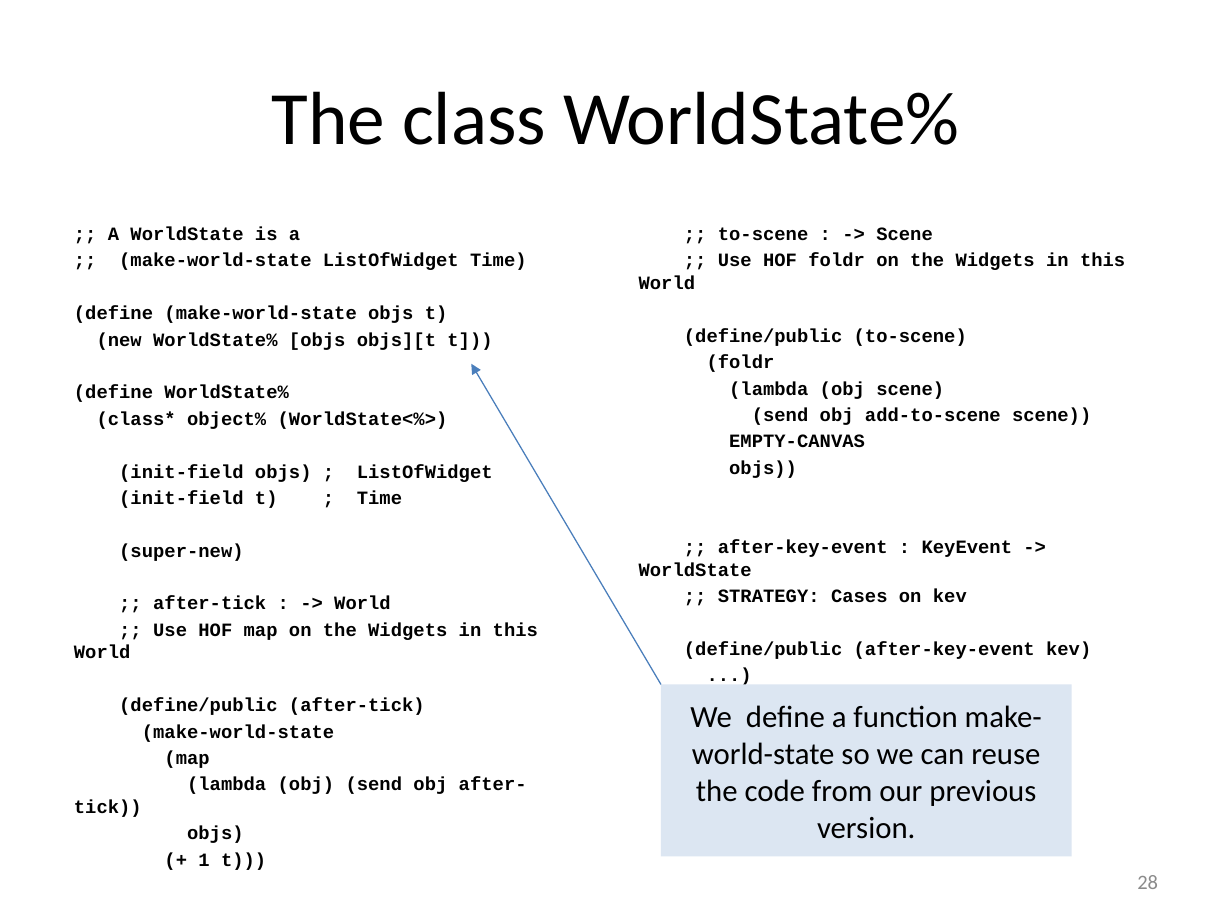
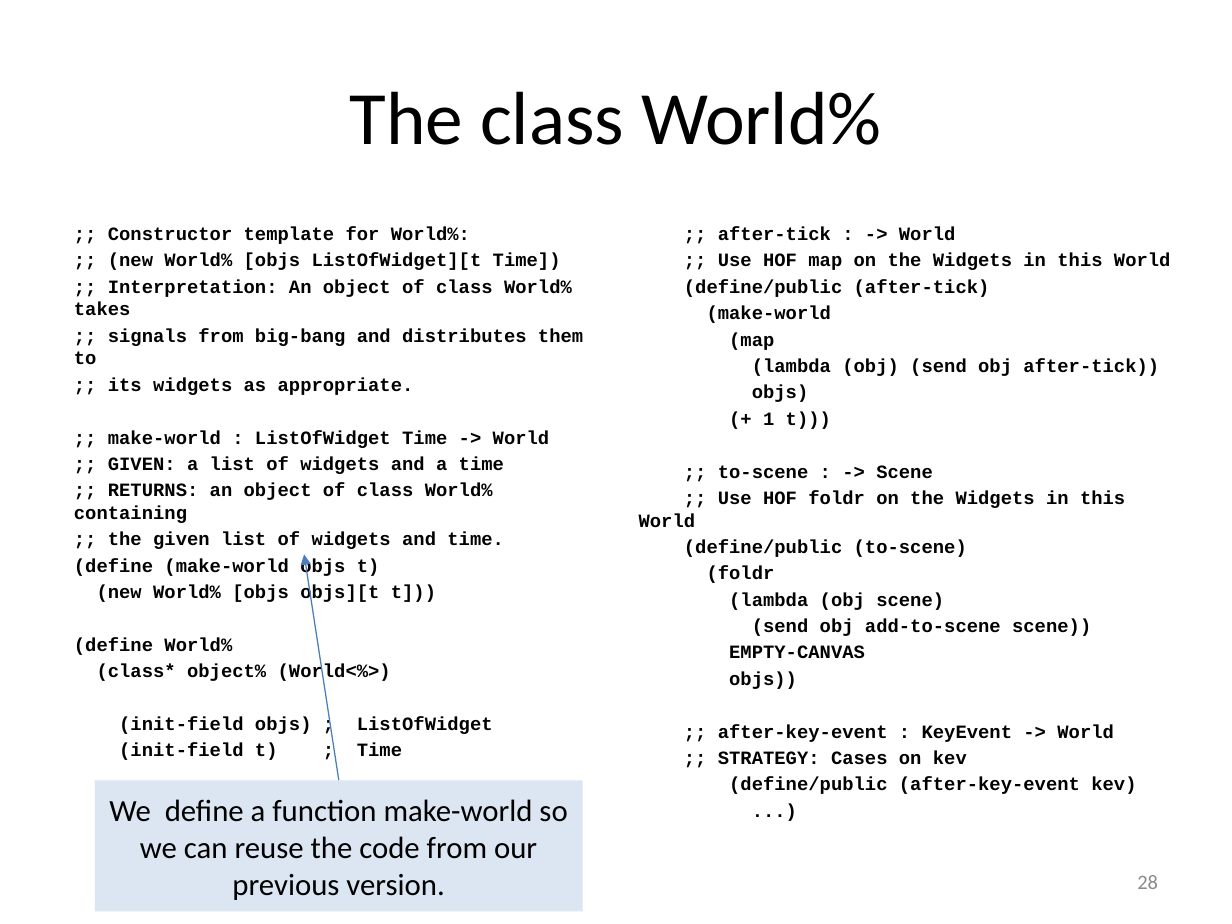
Before and after one commit to mwand/cs5010f16, a slide deck: slide 28 of Slides/Lesson 9.2 A Case Study- Space Invaders.pptx. Drawn at 1232x924 pixels with LibreOffice and Linux fonts; fonts in the diff are those of the drawing. Boxes give left, top, right and bottom in pixels: in the first picture for what was removed or moved away, otherwise in the second. Text is boxed around its words. In the diff, an @@ line names an element or a change of style, - is before the commit and + after.

```diff
--- a/Slides/Lesson 9.2 A Case Study- Space Invaders.pptx
+++ b/Slides/Lesson 9.2 A Case Study- Space Invaders.pptx
@@ title at <box>350,91,881,145</box>: text changed @@
-The class WorldState%
+The class World%
@@ text at <box>74,227,583,683</box>: text changed @@
-;; A WorldState is a
-;; (make-world-state ListOfWidget Time)
-(define (make-world-state objs t)
-(new WorldState% [objs objs][t t]))
-(define WorldState%
-(class* object% (WorldState<%>)
+;; Constructor template for World%:
+;; (new World% [objs ListOfWidget][t Time])
+;; Interpretation: An object of class World% takes
+;; signals from big-bang and distributes them to
+;; its widgets as appropriate.
+;; make-world : ListOfWidget Time -> World
+;; GIVEN: a list of widgets and a time
+;; RETURNS: an object of class World% containing
+;; the given list of widgets and time.
+(define (make-world objs t)
+(new World% [objs objs][t t]))
+(define World%
+(class* object% (World<%>)
@@ text at <box>684,227,1171,429</box>: paragraphs added @@
+;; after-tick : -> World
+;; Use HOF map on the Widgets in this World
+(define/public (after-tick)
+(make-world
+(map
+(lambda (obj) (send obj after-tick))
+objs)
+(+ 1 t)))
@@ arrow moved from (662, 685) - (472, 363) to (339, 780) - (304, 554) @@
@@ text at <box>74,596,538,817</box>: paragraphs removed @@
-;; after-tick : -> World
-;; Use HOF map on the Widgets in this World
-(define/public (after-tick)
-(make-world-state
-(map
-(lambda (obj) (send obj after-tick))
-objs)
-(+ 1 t)))
@@ text at <box>718,724,1114,742</box>: text changed @@
-;; after-key-event : KeyEvent -> WorldState
+;; after-key-event : KeyEvent -> World
@@ rectangle "We define a function make-world ...": place and size @@
-rectangle "We define a function make-world ..." at <box>662,685,1072,857</box>
+rectangle "We define a function make-world ..." at <box>95,780,583,910</box>
@@ text in rectangle at <box>109,799,567,900</box>: text changed @@
-We define a function make-world-state so we can reuse the code from our previous version.
+We define a function make-world so we can reuse the code from our previous version.
```
Also in this commit, not shown: 14 other slides changed, 6 other files.
